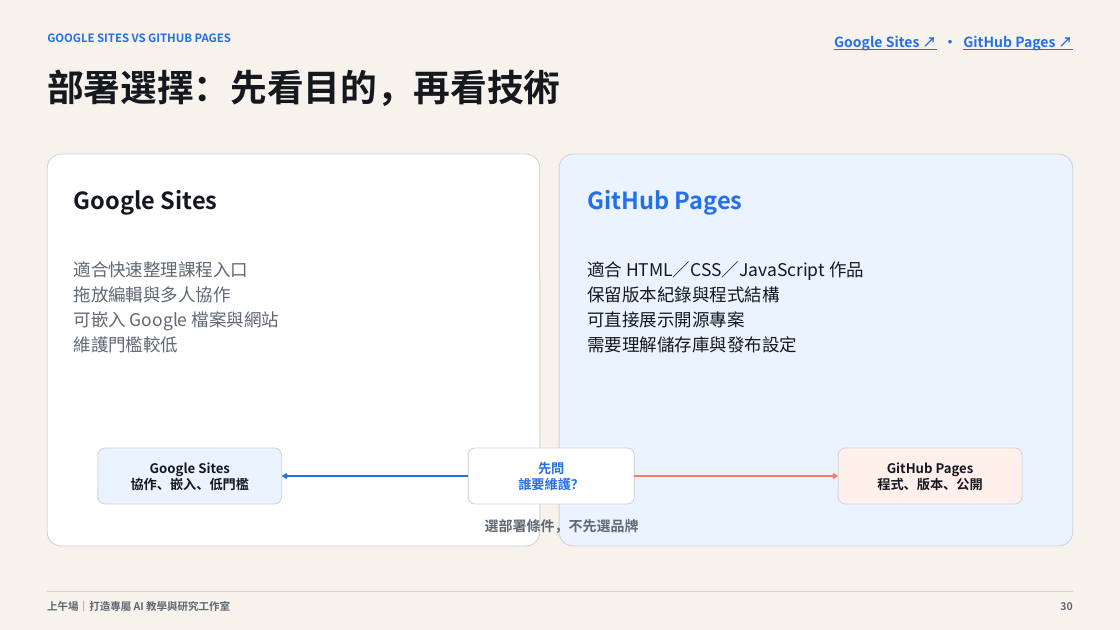
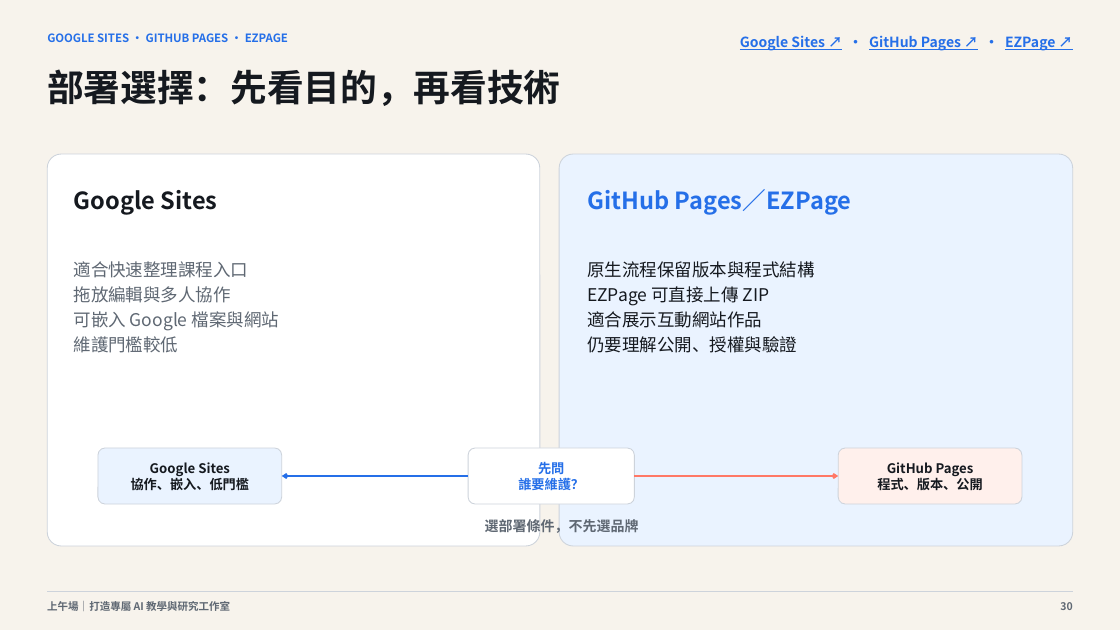
Before and after one commit to cagoooo/ncu-ai-agent-workshop-20260826, a slide deck: slide 30 of 01_簡報/上午場_打造專屬AI教學與研究工作室_20260826.pptx. Drawn at 1120x630 pixels with LibreOffice and Linux fonts; fonts in the diff are those of the drawing. Boxes give left, top, right and bottom in pixels: in the first picture for what was removed or moved away, otherwise in the second. Text is boxed around its words. In the diff, an @@ line names an element or a change of style, - is before the commit and + after.

Commit message:
✨ 新增 EZPage ZIP 一鍵部署教學流程

```diff
--- a/01_簡報/上午場_打造專屬AI教學與研究工作室_20260826.pptx
+++ b/01_簡報/上午場_打造專屬AI教學與研究工作室_20260826.pptx
@@ text at (47, 33, 288, 42): text changed @@
-GOOGLE SITES VS GITHUB PAGES
+GOOGLE SITES · GITHUB PAGES · EZPAGE
@@ text at (740, 35, 1055, 51): text changed @@
-Google Sites ↗ · GitHub Pages ↗
+Google Sites ↗ · GitHub Pages ↗ · EZPage ↗
@@ text at (587, 189, 852, 215): text changed @@
-GitHub Pages
+GitHub Pages／EZPage
@@ text at (587, 261, 814, 353): text changed @@
-適合 HTML／CSS／JavaScript 作品
-保留版本紀錄與程式結構
-可直接展示開源專案
-需要理解儲存庫與發布設定
+原生流程保留版本與程式結構
+EZPage 可直接上傳 ZIP
+適合展示互動網站作品
+仍要理解公開、授權與驗證
```
Also in this commit, not shown: 2 other slides changed, 1 slide added, 15 other files.
